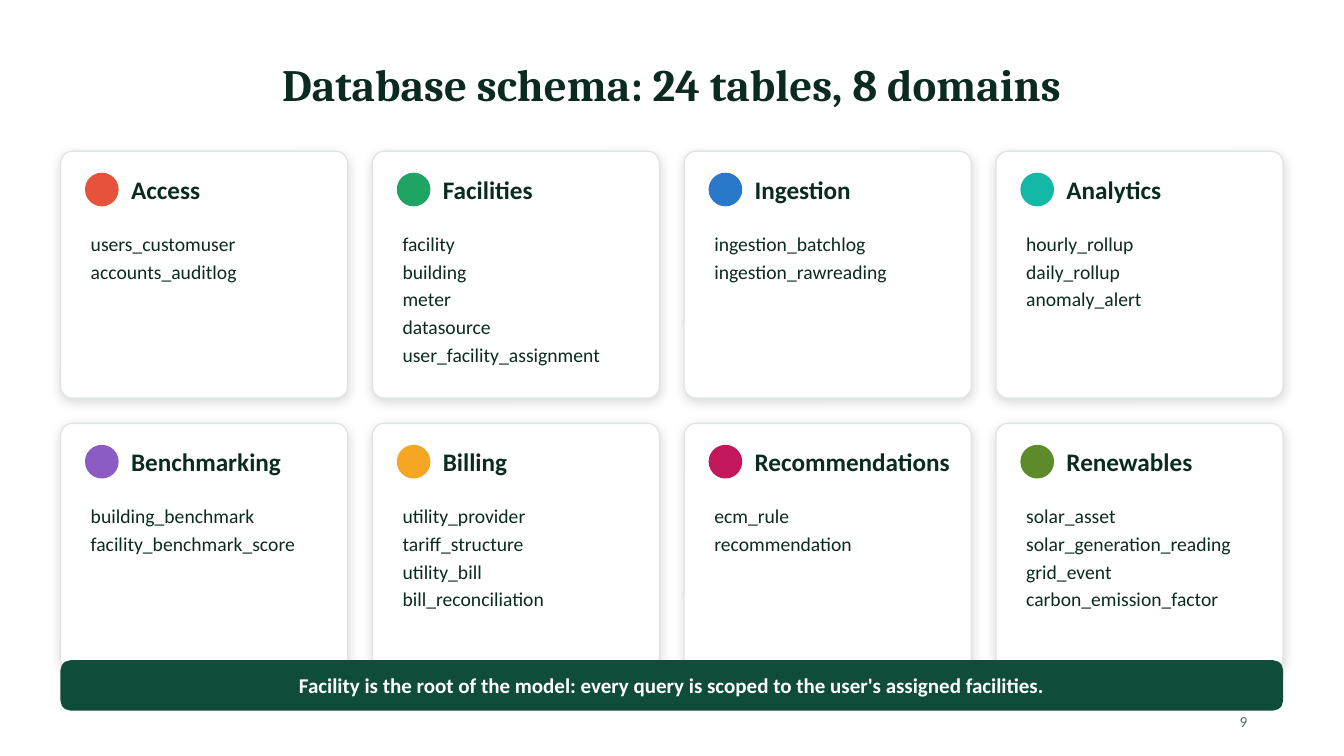
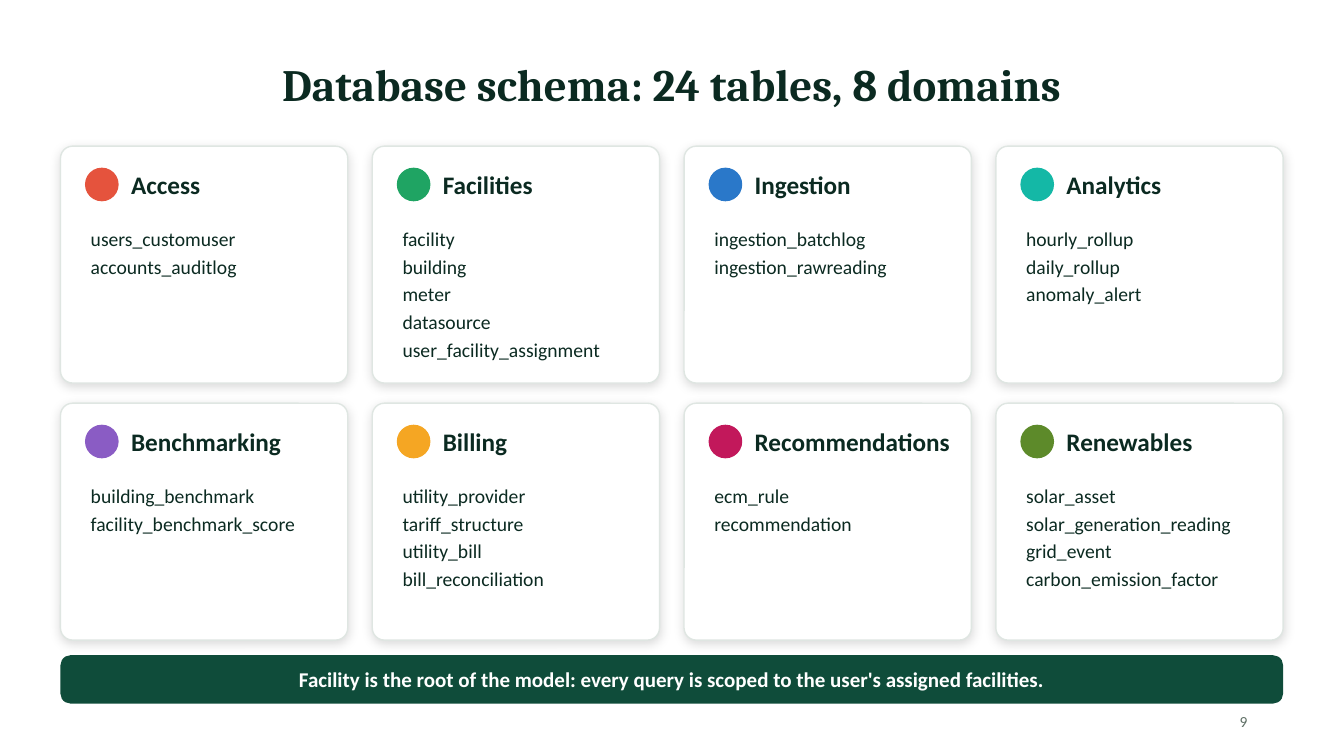
Before and after one commit to Priyanshu2068/mca2-fsdpython-greengrid, a slide deck: slide 9 of docs/GreenGrid_Presentation_v3.pptx. Drawn at 1344x756 pixels with LibreOffice and Linux fonts; fonts in the diff are those of the drawing. Boxes give left, top, right and bottom in pixels: in the first picture for what was removed or moved away, otherwise in the second. Text is boxed around its words. In the diff, an @@ line names an element or a change of style, - is before the commit and + after.

Commit message:
docs: document post-release enhancements and refresh the presentation
Updates the test report (92 tests), architecture (role rules, deployment view),
user stories (P02-EN01 to EN09) and README. The deck now has 15 slides: the
client slide lists all 8 pages, a new 'Who can do what' slide shows the role
matrix, stats and closing text use the current numbers, and layout defects on
the ingestion, schema and data-spine slides are fixed.

```diff
--- a/docs/GreenGrid_Presentation_v3.pptx
+++ b/docs/GreenGrid_Presentation_v3.pptx
@@ rounded rectangle: place and size @@
-rounded rectangle at [60,151,348,398]
+rounded rectangle at [60,146,348,383]
@@ rounded rectangle: place and size @@
-rounded rectangle at [372,151,659,398]
+rounded rectangle at [372,146,659,383]
@@ rounded rectangle: place and size @@
-rounded rectangle at [685,151,972,398]
+rounded rectangle at [685,146,972,383]
@@ rounded rectangle: place and size @@
-rounded rectangle at [996,151,1284,398]
+rounded rectangle at [996,146,1284,383]
@@ 4 texts, 4 ellipses, 1 rounded rectangle: place and size @@
-4 texts, 4 ellipses, 1 rounded rectangle at [60,173,1284,711]
+4 texts, 4 ellipses, 1 rounded rectangle at [60,168,1284,704]
@@ text "users_customuser": place and size @@
-text "users_customuser" at [91,238,237,283]
+text "users_customuser" at [91,233,237,278]
@@ text "facility": place and size @@
-text "facility" at [403,237,600,366]
+text "facility" at [403,232,600,361]
@@ text "ingestion_batchlog": place and size @@
-text "ingestion_batchlog" at [714,237,886,283]
+text "ingestion_batchlog" at [714,232,886,278]
@@ text "hourly_rollup": place and size @@
-text "hourly_rollup" at [1026,237,1141,309]
+text "hourly_rollup" at [1026,232,1141,304]
@@ rounded rectangle: place and size @@
-rounded rectangle at [60,423,348,670]
+rounded rectangle at [60,403,348,640]
@@ rounded rectangle: place and size @@
-rounded rectangle at [372,423,659,670]
+rounded rectangle at [372,403,659,640]
@@ rounded rectangle: place and size @@
-rounded rectangle at [685,423,972,670]
+rounded rectangle at [685,403,972,640]
@@ proportions changed in 9 elements at [60,655,1284,704], [60,146,348,383], [372,146,659,383], [685,146,972,383], [996,146,1284,383], [60,403,348,640], [372,403,659,640], [685,403,972,640], [996,403,1284,640] @@
@@ rounded rectangle: place and size @@
-rounded rectangle at [996,423,1284,670]
+rounded rectangle at [996,403,1284,640]
@@ 4 texts, 4 ellipses: place and size @@
-4 texts, 4 ellipses at [86,446,1192,478]
+4 texts, 4 ellipses at [86,425,1192,458]
@@ text "building_benchmark": place and size @@
-text "building_benchmark" at [91,509,295,554]
+text "building_benchmark" at [91,489,295,534]
@@ text "utility_provider": place and size @@
-text "utility_provider" at [403,509,544,609]
+text "utility_provider" at [403,489,544,589]
@@ text "ecm_rule": place and size @@
-text "ecm_rule" at [714,509,851,551]
+text "ecm_rule" at [714,489,851,531]
@@ text "solar_asset": place and size @@
-text "solar_asset" at [1026,509,1231,609]
+text "solar_asset" at [1026,489,1231,589]
```
Also in this commit, not shown: 7 other slides changed, 1 slide added, 4 other files.
